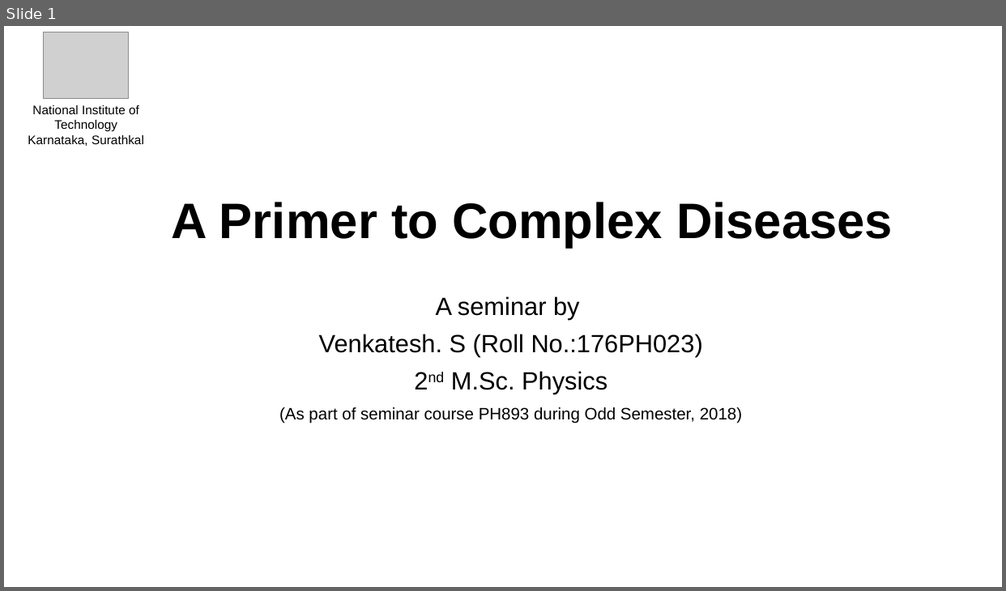
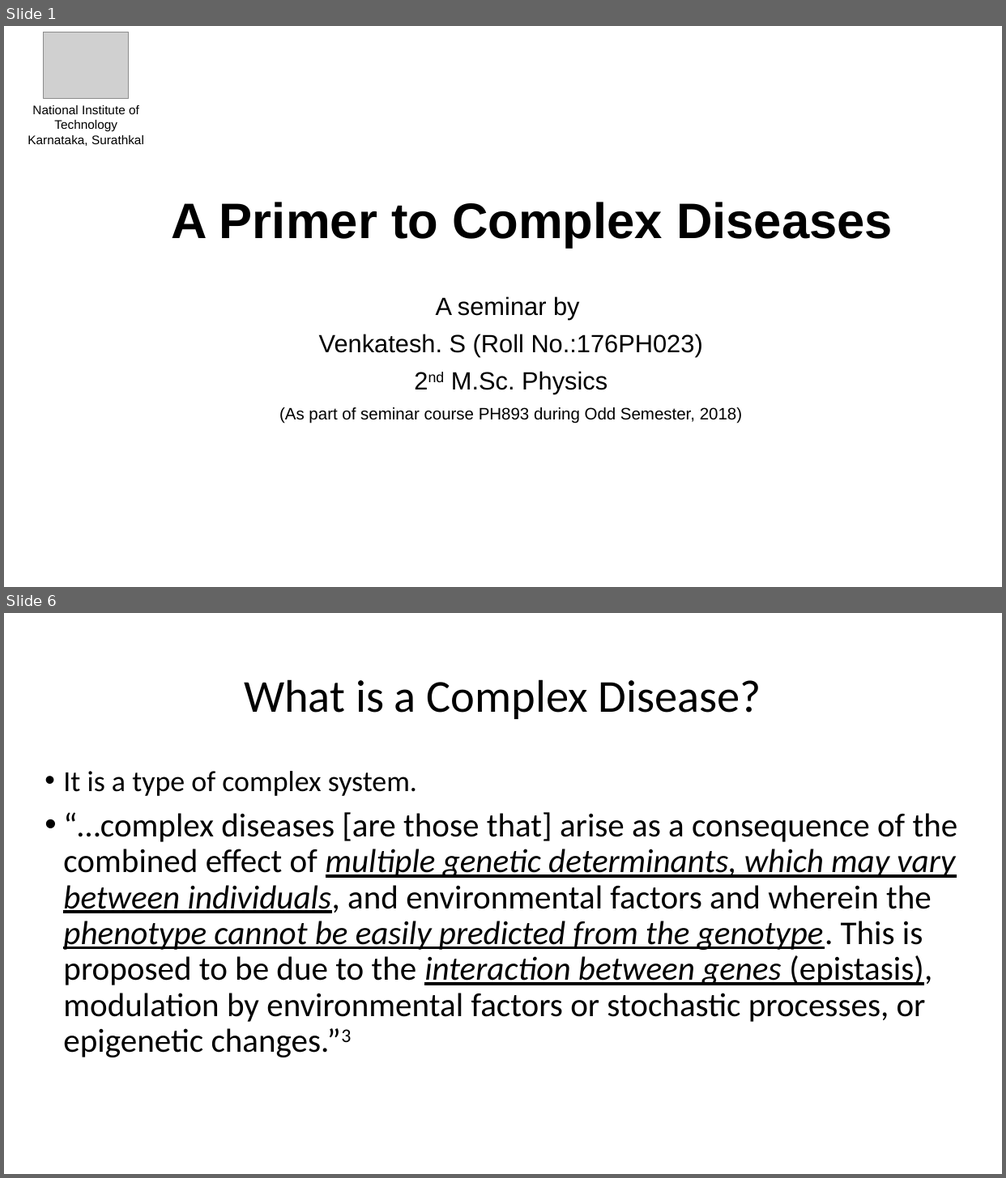
Before and after one commit to VenkiPhy6/seminar-thirdsem, a slide deck: A Primer to Complex Diseases.pptx. Shown one above the other, each under a label of ours: slide 1 before the commit, slides 1 and 6 after it; the slides between them are not shown. The pictures are 1006x591 and 1006x1178 pixels, drawn with LibreOffice and Linux fonts; fonts in the diff are those of the drawing; grey boxes stand for pictures. Boxes give left, top, right and bottom in pixels: in the first picture for what was removed or moved away, otherwise in the second. Text is boxed around its words. In the diff, an @@ line names an element or a change of style, - is before the commit and + after.

```diff
--- a/A Primer to Complex Diseases.pptx
+++ b/A Primer to Complex Diseases.pptx
@@ slide 6 added at [4, 613, 1002, 1174], background #FFFFFF @@
@@ title added at [244, 679, 761, 719], 44 pt, text #000000 @@
+What is a Complex Disease?
@@ text added at [63, 771, 958, 1058], 32 pt, text #000000 @@
+• It is a type of complex system.
+• “…complex diseases [are those that] arise as a consequence of the combined effect of multiple genetic determinants, which may vary between individuals, and environmental factors and wherein the phenotype cannot be easily predicted from the genotype. This is proposed to be due to the interaction between genes (epistasis), modulation by environmental factors or stochastic processes, or epigenetic changes.”3
```
Also in this commit, not shown: 4 slides changed, 5 other slides added.
